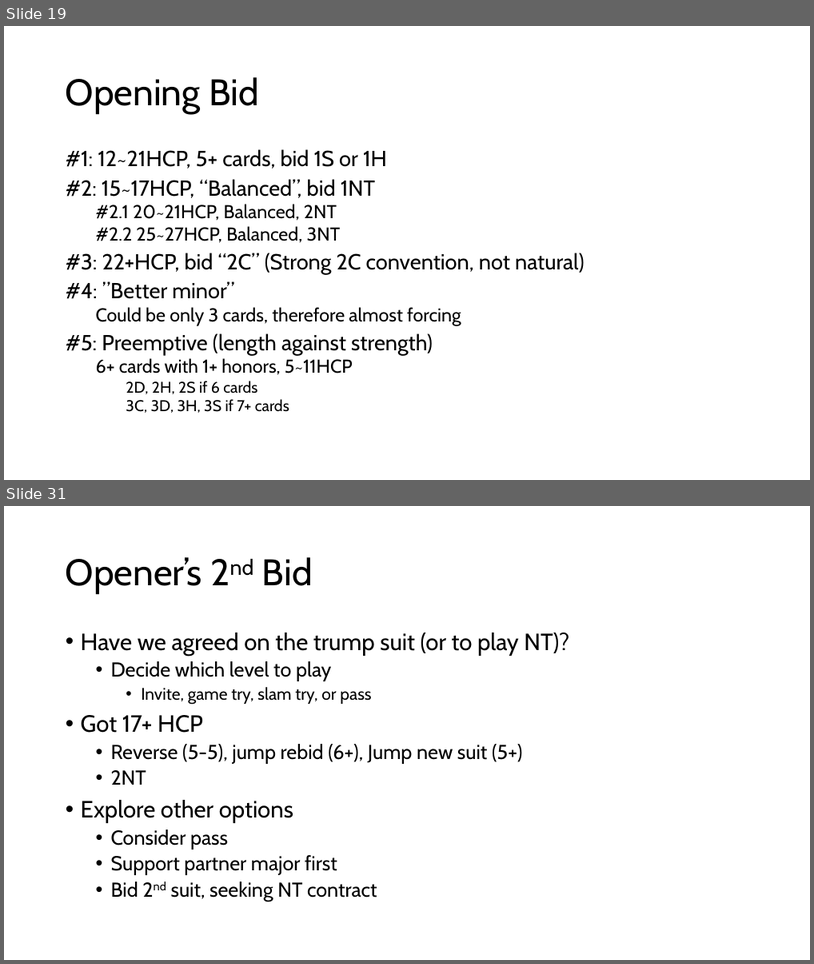
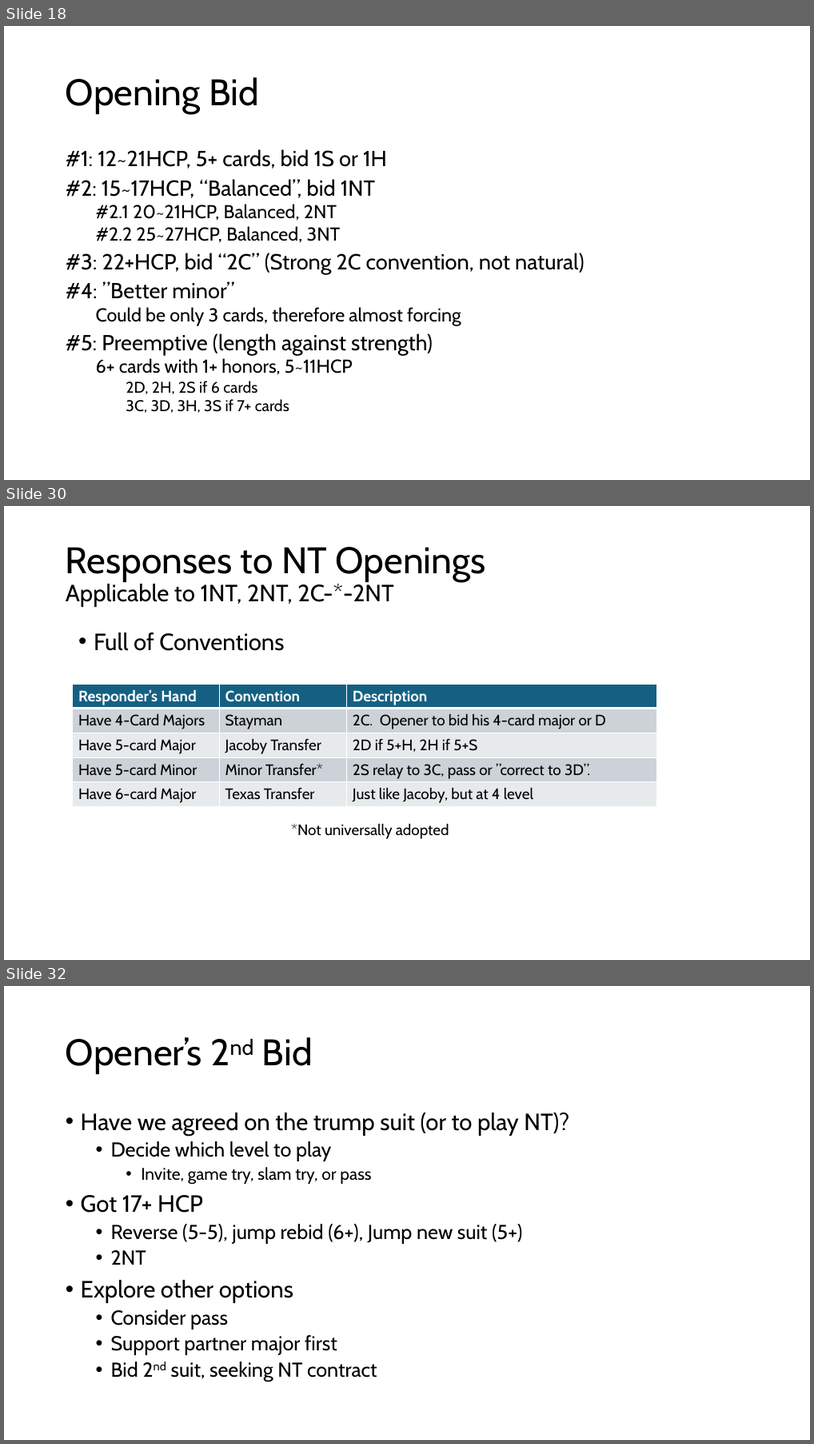
Before and after one commit to sywhub/bridge101, a slide deck: lectures.pptx. Shown one above the other, each under a label of ours: slides 19 and 31 before the commit, slides 18, 30 and 32 after it; the slides between them are not shown. The pictures are 814x964 and 814x1444 pixels, drawn with LibreOffice and Linux fonts; fonts in the diff are those of the drawing; background and template pictures are left out. Boxes give left, top, right and bottom in pixels: in the first picture for what was removed or moved away, otherwise in the second. Text is boxed around its words. In the diff, an @@ line names an element or a change of style, - is before the commit and + after.

```diff
--- a/lectures.pptx
+++ b/lectures.pptx
@@ slide 30 added at bbox=[4, 506, 810, 960], background #FFFFFF @@
@@ title added at bbox=[66, 547, 486, 607], 28 pt, text #000000 @@
+Responses to NT Openings
+Applicable to 1NT, 2NT, 2C-*-2NT
@@ text added at bbox=[94, 632, 284, 651], 28 pt, text #000000 @@
+• Full of Conventions
@@ table added at bbox=[72, 684, 658, 807], 5 rows, 3 columns @@
+Responder’s Hand | Convention | Description
+Have 4-Card Majors | Stayman | 2C. Opener to bid his 4-card major or D
+Have 5-card Major | Jacoby Transfer | 2D if 5+H, 2H if 5+S
+Have 5-card Minor | Minor Transfer* | 2S relay to 3C, pass or ”correct to 3D”.
+Have 6-card Major | Texas Transfer | Just like Jacoby, but at 4 level
@@ text added at bbox=[291, 823, 450, 839], 18 pt, text #000000 @@
+*Not universally adopted
@@ what was slide 19 is now slide 18 @@
@@ what was slide 31 is now slide 32 @@
```
Also in this commit, not shown: 3 slides changed, 16 other slides added, 2 slides removed, 3 other files.
